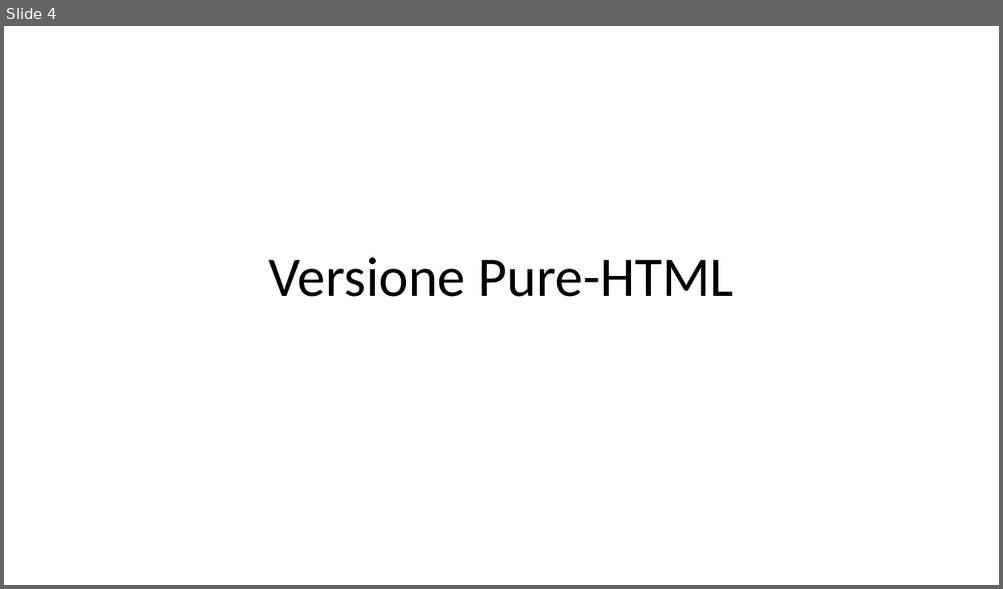
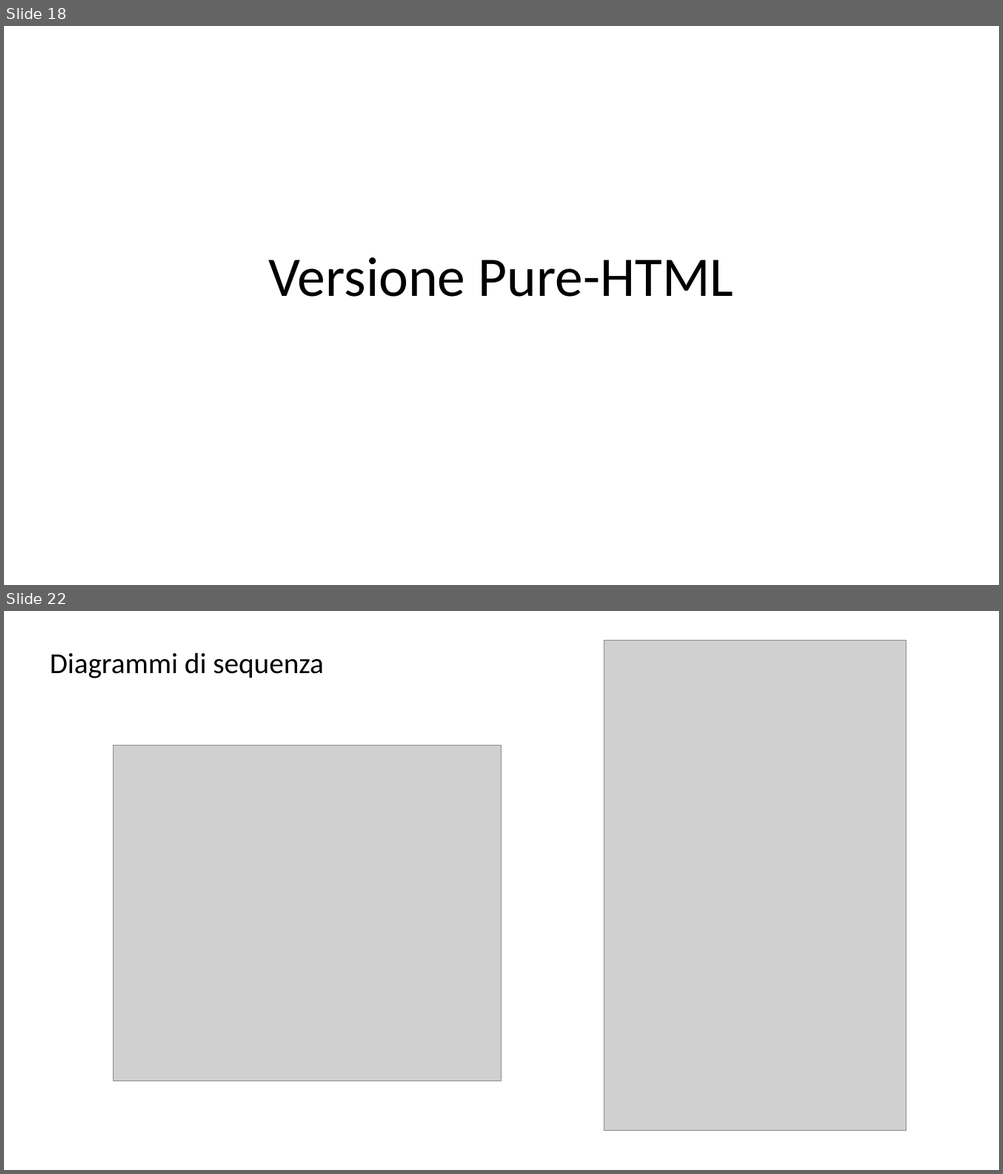
Before and after one commit to peetceenatoo/primo-sito-web, a slide deck: Progetto TIW 2023.pptx. Shown one above the other, each under a label of ours: slide 4 before the commit, slides 18 and 22 after it; the slides between them are not shown. The pictures are 1003x589 and 1003x1174 pixels, drawn with LibreOffice and Linux fonts; fonts in the diff are those of the drawing; grey boxes stand for pictures. Boxes give left, top, right and bottom in pixels: in the first picture for what was removed or moved away, otherwise in the second. Text is boxed around its words. In the diff, an @@ line names an element or a change of style, - is before the commit and + after.

```diff
--- a/Progetto TIW 2023.pptx
+++ b/Progetto TIW 2023.pptx
@@ slide 22 added at box(4, 611, 999, 1170), background #FFFFFF @@
@@ title added at box(50, 652, 324, 678), 28 pt, text #000000 @@
+Diagrammi di sequenza
@@ picture added at box(604, 641, 905, 1131) @@
@@ picture added at box(113, 745, 502, 1081) @@
@@ what was slide 4 is now slide 18 @@
```
Also in this commit, not shown: 1 slide changed, 33 other slides added.
